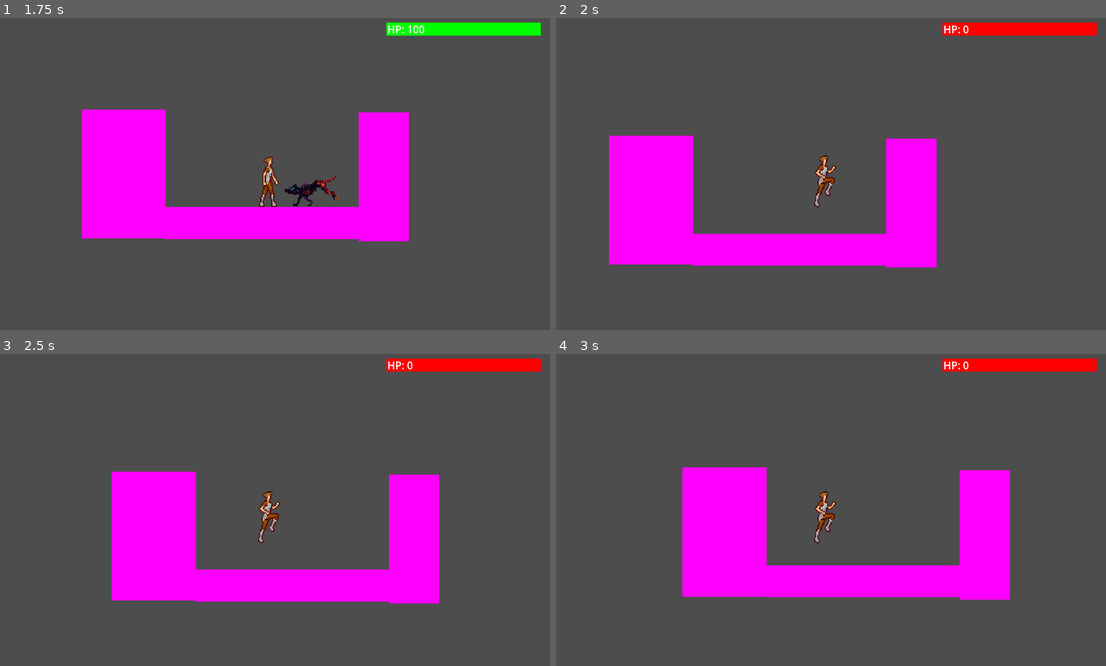
Above: before the commit, frames 1-4 (two rows, left to right).
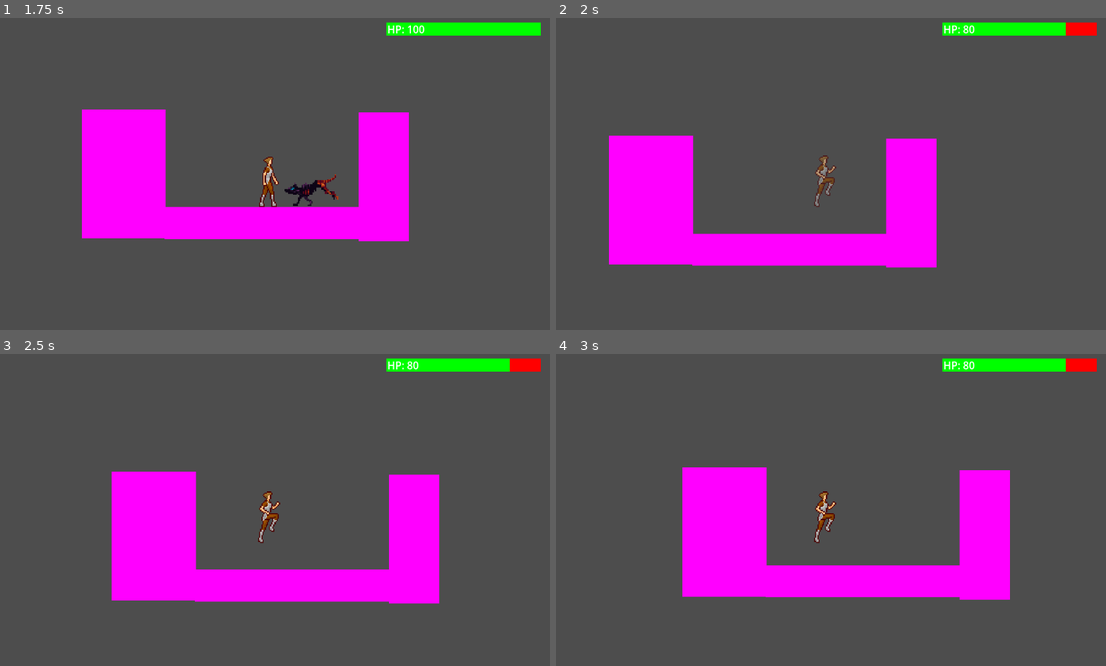
Above: after the commit, the same moments.

Repository: Max-Harold/GameJam25UD
Game: Godot game, scene res://scenes/test.tscn
Two runs of this game, one before a commit and one after it. Both use one fixed random seed, a clock stepped at 60 frames per second and the inputs below.
Inputs:
- Up to frame 1 (1.75 s): tap Enter (ui_accept) at 0.5, 0.6, 0.77, 1.07, 1.35, 1.52 s; hold Right (ui_right) from 0.53 s (still down)
- Up to frame 2 (2 s): keep holding Right (ui_right); tap Enter (ui_accept) at 1.82 s
- Up to frame 3 (2.5 s): release Right (ui_right) at 2.03 s; hold Left (ui_left) from 2.03 s (still down); tap Enter (ui_accept) at 2.1 s
- Up to frame 4 (3 s): release Left (ui_left) at 2.78 s; hold Right (ui_right) from 2.78 s (still down); tap Enter (ui_accept) at 2.85 s

Frame 1 is identical in both runs. In frame 2, 1.2% of the frame differs, in the area x 46-93%, y 1-61%; in frame 3, 0.9%; in frame 4, 0.9%.

Commit message:
simple level template

Diff:
--- a/player/player.gd
+++ b/player/player.gd
@@ -1,4 +1,11 @@
 extends CharacterBody2D
+
+signal dies
+
+var is_dead: bool = false
+var is_invincible: bool = false
+var accum_time: float = 0
+const invincibility_duration: float = .5
 
 @export var healthbar: ProgressBar
 const health_max: int = 100
@@ -10,43 +17,60 @@
 @onready var _animated_sprite = $AnimatedSprite2D
 
 func update_health(delta_health: int):
-	health = clamp(health + delta_health, 0, health_max)
-	healthbar.change_health(health)
+	if not is_invincible:
+		health = clamp(health + delta_health, 0, health_max)
+		healthbar.change_health(health)
 	if health == 0:
 		die()
+	elif delta_health < 0 and not is_invincible:
+		_animated_sprite.modulate = Color(1,1,1,.6)
+		is_invincible = true
+		accum_time = 0
 
 func die():
-	print("dead...")
+	if not is_dead:
+		is_dead = true
+		_animated_sprite.play("ko")
+		dies.emit()
 
 func _process(_delta):
-	if Input.is_action_pressed("ui_right") and is_on_floor():
-		_animated_sprite.flip_h = false
-		_animated_sprite.play("walk")
-	elif Input.is_action_pressed("ui_left") and is_on_floor():
-		_animated_sprite.flip_h = true
-		_animated_sprite.play("walk")
-	elif is_on_floor():
-		_animated_sprite.play("idle")
-	else:
-		_animated_sprite.stop()
+	if is_invincible:
+		accum_time += _delta
+		if accum_time >= invincibility_duration:
+			accum_time = 0
+			is_invincible = false
+			_animated_sprite.modulate = Color(1,1,1,1)
+
+	if not is_dead:
+		if Input.is_action_pressed("ui_right") and is_on_floor():
+			_animated_sprite.flip_h = false
+			_animated_sprite.play("walk")
+		elif Input.is_action_pressed("ui_left") and is_on_floor():
+			_animated_sprite.flip_h = true
+			_animated_sprite.play("walk")
+		elif is_on_floor():
+			_animated_sprite.play("idle")
+		else:
+			_animated_sprite.stop()
 
 func _physics_process(delta:  float) -> void:
 	# Add the gravity.
 	if not is_on_floor():
 		velocity += get_gravity() * delta
-
-	# Handle jump.
-	if (Input.is_action_just_pressed("ui_accept") or Input.is_action_just_pressed("ui_up")) and is_on_floor():
-		velocity.y = JUMP_VELOCITY
-		_animated_sprite.play("jump")
+	if not is_dead:
+		# Handle jump.
+		if (Input.is_action_just_pressed("ui_accept") or Input.is_action_just_pressed("ui_up")) and is_on_floor():
+			velocity.y = JUMP_VELOCITY
+			_animated_sprite.play("jump")
 
 	# Get the input direction and handle the movement/deceleration.
 	# As good practice, you should replace UI actions with custom gameplay actions.
 	var direction := Input.get_axis("ui_left", "ui_right")
-	if direction:
-		velocity.x = direction * SPEED
-	else:
-		velocity.x = move_toward(velocity.x, 0, SPEED)
+	if not is_dead:
+		if direction:
+			velocity.x = direction * SPEED
+		else:
+			velocity.x = move_toward(velocity.x, 0, SPEED)
 	move_and_slide()
 
 	for i in range(get_slide_collision_count()):
@@ -57,5 +81,5 @@
 			if collider.name == "ColorHound":
 				collider.queue_free()
 		else:
-			if collider.name == "ColorHound":
+			if collider.name == "ColorHound" and not is_invincible:
 				update_health(Globals.damage_done["color_hound"])
--- a/player/player.tscn
+++ b/player/player.tscn
@@ -18,6 +18,18 @@
 [sub_resource type="AtlasTexture" id="AtlasTexture_rym78"]
 atlas = ExtResource("2_cuk4v")
 region = Rect2(256, 64, 32, 64)
+
+[sub_resource type="AtlasTexture" id="AtlasTexture_lfow4"]
+atlas = ExtResource("2_cuk4v")
+region = Rect2(0, 320, 64, 64)
+
+[sub_resource type="AtlasTexture" id="AtlasTexture_bpnay"]
+atlas = ExtResource("2_cuk4v")
+region = Rect2(64, 320, 64, 64)
+
+[sub_resource type="AtlasTexture" id="AtlasTexture_l5icd"]
+atlas = ExtResource("2_cuk4v")
+region = Rect2(128, 320, 64, 64)
 
 [sub_resource type="AtlasTexture" id="AtlasTexture_rhxl2"]
 atlas = ExtResource("2_cuk4v")
@@ -67,8 +79,17 @@
 "name": &"jump",
 "speed": 3.0
 }, {
-"frames": [],
-"loop": true,
+"frames": [{
+"duration": 1.0,
+"texture": SubResource("AtlasTexture_lfow4")
+}, {
+"duration": 1.0,
+"texture": SubResource("AtlasTexture_bpnay")
+}, {
+"duration": 1.0,
+"texture": SubResource("AtlasTexture_l5icd")
+}],
+"loop": false,
 "name": &"ko",
 "speed": 5.0
 }, {
@@ -104,8 +125,9 @@
 
 [node name="AnimatedSprite2D" type="AnimatedSprite2D" parent="."]
 sprite_frames = SubResource("SpriteFrames_l3nvs")
-animation = &"jump"
+animation = &"ko"
 autoplay = "idle"
+frame_progress = 0.551545
 
 [node name="CollisionShape2D" type="CollisionShape2D" parent="."]
 position = Vector2(1.5, 8.5)
--- a/scenes/level_handler.gd
+++ b/scenes/level_handler.gd
@@ -1,11 +1,19 @@
 extends Node2D
 
+@onready var player = $Player
 # Called when the node enters the scene tree for the first time.
 func _ready() -> void:
 	add_to_group("handler")
 
-
-
 # Called every frame. 'delta' is the elapsed time since the previous frame.
 func _process(delta: float) -> void:
 	pass
+
+func game_over():
+	$CanvasLayer/GameOver.visible = true
+
+func _on_player_dies() -> void:
+	game_over()
+
+func _on_restart_pressed() -> void:
+	get_tree().reload_current_scene()
--- a/scenes/test.tscn
+++ b/scenes/test.tscn
@@ -32,3 +32,27 @@
 [node name="CanvasLayer" type="CanvasLayer" parent="."]
 
 [node name="PlayerHealth" parent="CanvasLayer" instance=ExtResource("4_0avg7")]
+
+[node name="GameOver" type="CenterContainer" parent="CanvasLayer"]
+visible = false
+anchors_preset = 15
+anchor_right = 1.0
+anchor_bottom = 1.0
+grow_horizontal = 2
+grow_vertical = 2
+
+[node name="VBoxContainer" type="VBoxContainer" parent="CanvasLayer/GameOver"]
+layout_mode = 2
+
+[node name="Game" type="Label" parent="CanvasLayer/GameOver/VBoxContainer"]
+layout_mode = 2
+theme_override_font_sizes/font_size = 75
+text = "GAME OVER"
+
+[node name="Restart" type="Button" parent="CanvasLayer/GameOver/VBoxContainer"]
+layout_mode = 2
+theme_override_font_sizes/font_size = 41
+text = "Restart"
+
+[connection signal="dies" from="Player" to="." method="_on_player_dies"]
+[connection signal="pressed" from="CanvasLayer/GameOver/VBoxContainer/Restart" to="." method="_on_restart_pressed"]
Not shown: 1 places in player/player.tscn that only renumber resources
